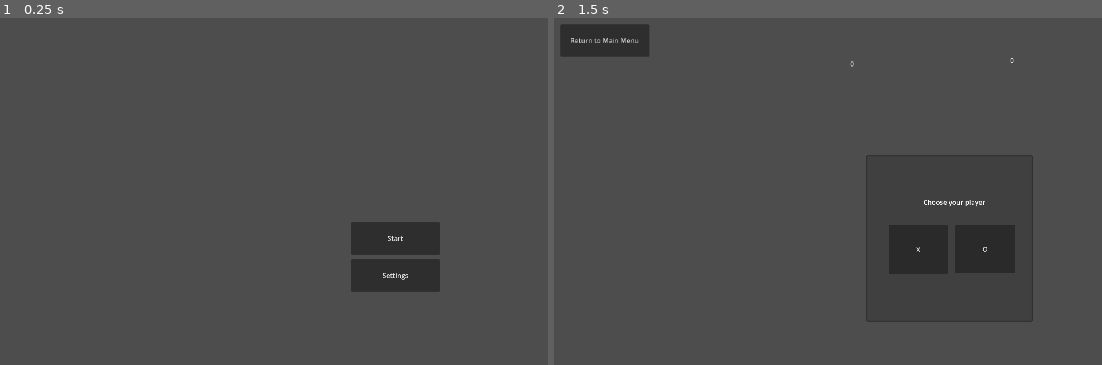
Above: before the commit, frames 1-2 (left to right).
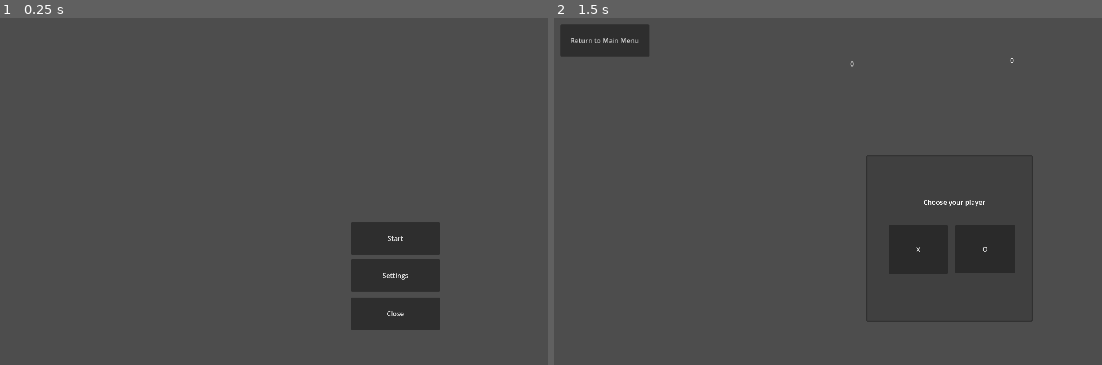
Above: after the commit, the same moments.

Repository: quentintyr/godot-tictactoe
Game: Godot game, scene res://screens/mainMenu/mainMenu.tscn
Two runs of this game, one before a commit and one after it. Both use one fixed random seed, a clock stepped at 60 frames per second and the inputs below.
Inputs:
- Up to frame 1 (0.25 s): no input
- Up to frame 2 (1.5 s): click "Settings" at 0.5 s; click "Start" at 1.25 s

The runs differ from the first frame. In frame 1, 1.5% of the frame differs, in the area x 64-81%, y 80-90%; in frame 2, nothing differs.

Commit message:
FEAT | implement full screen, fix placements and add exit button

Diff:
--- a/screens/mainMenu/mainMenu.gd
+++ b/screens/mainMenu/mainMenu.gd
@@ -12,3 +12,6 @@
 
 func _on_menu_button_pressed() -> void:
 	get_tree().change_scene_to_file("res://screens/defaultGamemode/defaultGamemode.tscn")
+
+func _on_exit_button_pressed() -> void:
+	get_tree().quit()
--- a/screens/mainMenu/mainMenu.tscn
+++ b/screens/mainMenu/mainMenu.tscn
@@ -5,9 +5,15 @@
 [node name="mainMenu" type="Control" unique_id=520503345]
 custom_minimum_size = Vector2(1920, 1080)
 layout_mode = 3
-anchors_preset = 15
-anchor_right = 1.0
-anchor_bottom = 1.0
+anchors_preset = 8
+anchor_left = 0.5
+anchor_top = 0.5
+anchor_right = 0.5
+anchor_bottom = 0.5
+offset_left = -960.0
+offset_top = -540.0
+offset_right = 960.0
+offset_bottom = 540.0
 grow_horizontal = 2
 grow_vertical = 2
 script = ExtResource("1_45dwj")
@@ -17,7 +23,7 @@
 initial_position = 2
 size = Vector2i(1920, 1080)
 
-[node name="MenuButton" type="MenuButton" parent="mainWindow" unique_id=754203251]
+[node name="menuButton" type="MenuButton" parent="mainWindow" unique_id=754203251]
 anchors_preset = 8
 anchor_left = 0.5
 anchor_top = 0.5
@@ -32,7 +38,7 @@
 text = "Start"
 flat = false
 
-[node name="SettingsButton" type="MenuButton" parent="mainWindow" unique_id=2966858]
+[node name="settingsButton" type="MenuButton" parent="mainWindow" unique_id=2966858]
 anchors_preset = 8
 anchor_left = 0.5
 anchor_top = 0.5
@@ -47,4 +53,19 @@
 text = "Settings"
 flat = false
 
-[connection signal="pressed" from="mainWindow/MenuButton" to="." method="_on_menu_button_pressed"]
+[node name="exitButton" type="Button" parent="mainWindow" unique_id=198375762]
+anchors_preset = 8
+anchor_left = 0.5
+anchor_top = 0.5
+anchor_right = 0.5
+anchor_bottom = 0.5
+offset_left = -107.0
+offset_top = 141.65503
+offset_right = 107.0
+offset_bottom = 219.65503
+grow_horizontal = 2
+grow_vertical = 2
+text = "Close"
+
+[connection signal="pressed" from="mainWindow/menuButton" to="." method="_on_menu_button_pressed"]
+[connection signal="pressed" from="mainWindow/exitButton" to="." method="_on_exit_button_pressed"]
